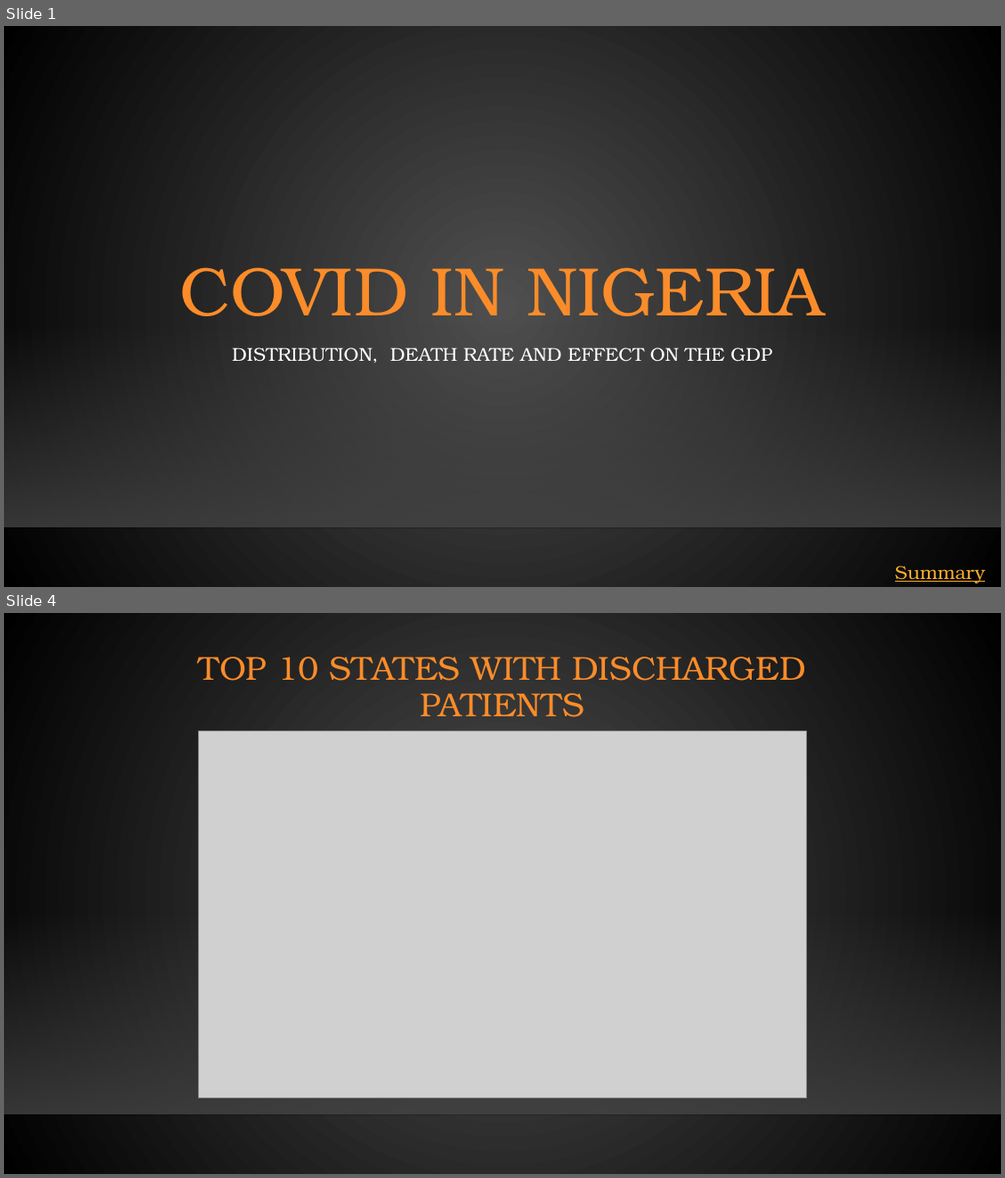
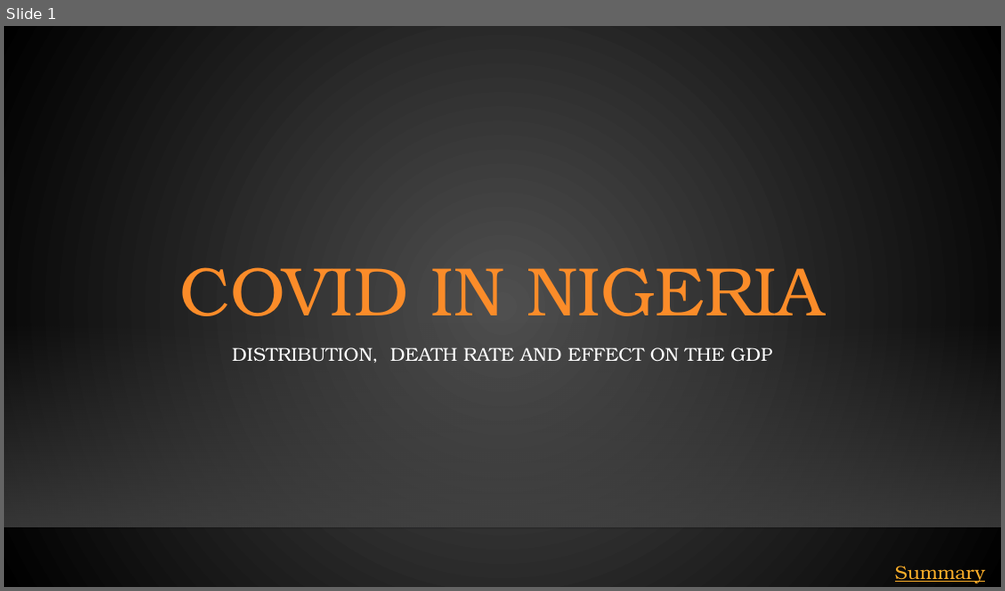
Before and after one commit to Yusufteppei/Nigeria-COVID-19-Data-Analysis-Using-Python, a slide deck: EXECUTIVE SUMMARY.pptx. Shown one above the other, each under a label of ours: slides 1 and 4 before the commit, slide 1 after it; the slides between them are not shown. The pictures are 1005x1178 and 1005x591 pixels, drawn with LibreOffice and Linux fonts; fonts in the diff are those of the drawing; grey boxes stand for pictures; background and template pictures are left out. Boxes give left, top, right and bottom in pixels: in the first picture for what was removed or moved away, otherwise in the second. Text is boxed around its words. In the diff, an @@ line names an element or a change of style, - is before the commit and + after.

```diff
--- a/EXECUTIVE SUMMARY.pptx
+++ b/EXECUTIVE SUMMARY.pptx
@@ slide 4 removed at (4,613,1001,1174), background gradient #505050 to #000000; not listed: 2 template elements that a slide beside it also shows @@
@@ title removed at (198,657,806,717) @@
-TOP 10 STATES WITH DISCHARGED PATIENTS
@@ picture removed at (199,730,807,1097) @@
```
Also in this commit, not shown: 3 slides changed, 4 slides added, 4 other slides removed, 1 other file.
